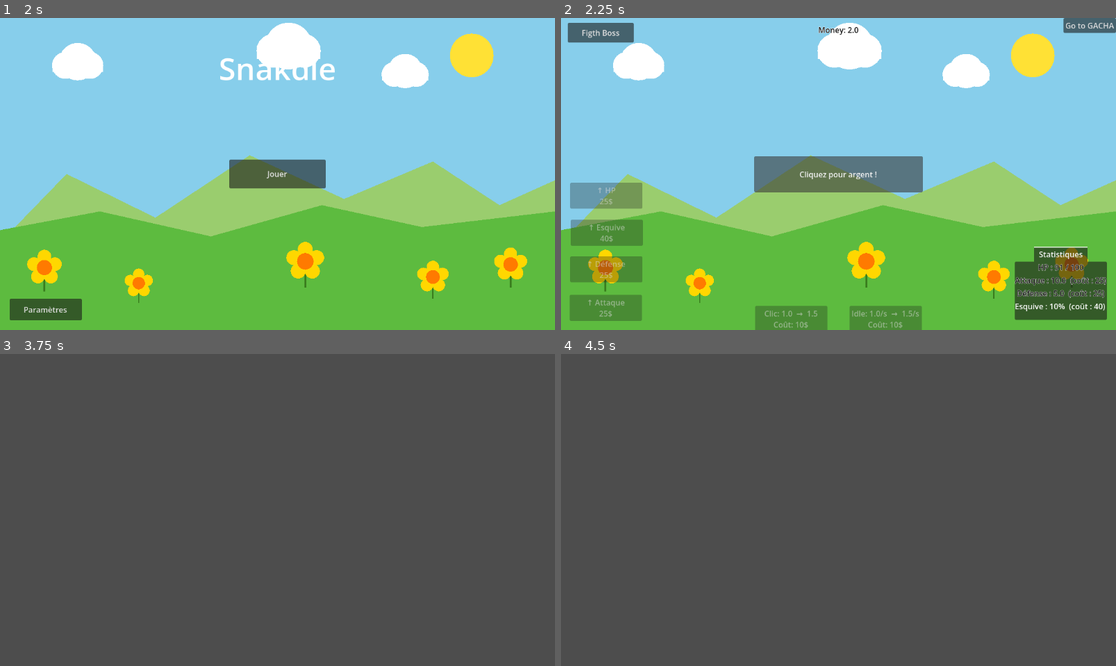
Above: before the commit, frames 1-4 (two rows, left to right).
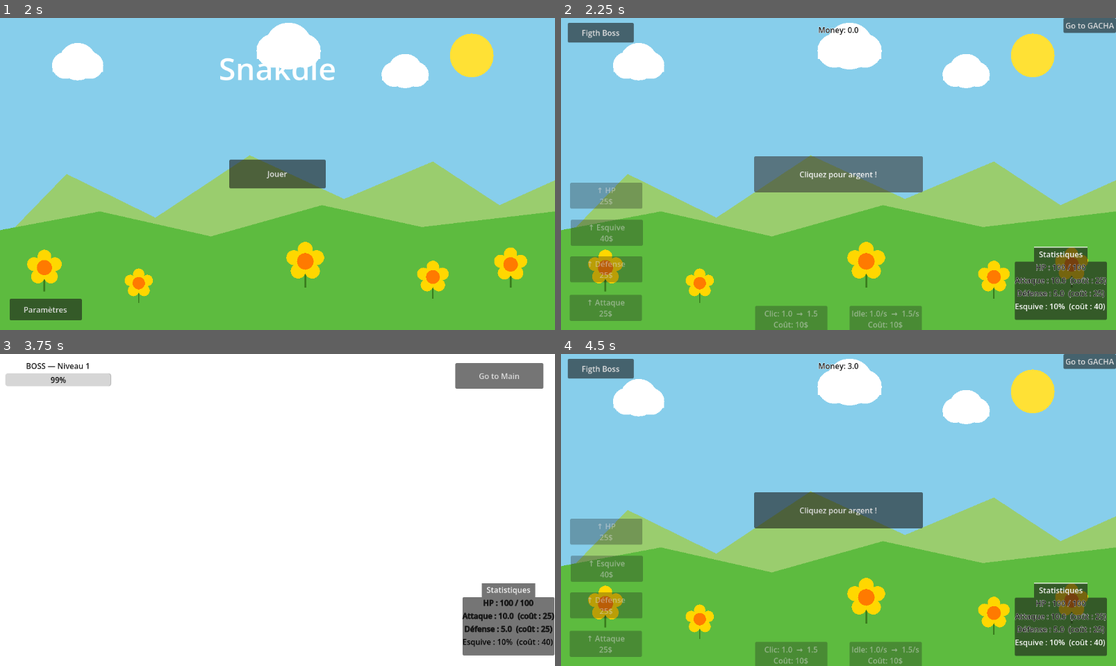
Above: after the commit, the same moments.

Repository: XeyNox/Snakdle
Game: Godot game, scene res://Scenes/TitleScreen.tscn
Two runs of this game, one before a commit and one after it. Both use one fixed random seed, a clock stepped at 60 frames per second and the inputs below.
Inputs (mouse positions are in pixels of both pictures, inside the frame that each line leads up to):
- Up to frame 1 (2 s): click "Paramètres" at 0.5 s; click "Fermer" at 1.25 s
- Up to frame 2 (2.25 s): click "Jouer" at 2 s
- Up to frame 3 (3.75 s): click "Cliquez pour argent !" at 2.75 s; click "Figth Boss" at 3.5 s
- Up to frame 4 (4.5 s): click (1060, 375) at 4.25 s, where only the run after the commit has a clickable "Go to Main"

Frame 1 is identical in both runs. In frame 2, 0.1% of the frame differs, in the area x 51-95%, y 2-82%; in frame 3, 100%, in the area x 0-100%, y 0-100%; in frame 4, 98%.

Commit message:
finish add boss room

Diff:
--- a/Scenes/BossUI.tscn
+++ b/Scenes/BossUI.tscn
@@ -1,7 +1,7 @@
 [gd_scene format=3 uid="uid://dfm70mf3qtc2e"]
 
 [ext_resource type="Script" uid="uid://bneuacsj7ycym" path="res://Scripts/boss_ui.gd" id="1_boss1"]
-[ext_resource type="Script" uid="uid://b66di3dhxg6yt" path="res://Scripts/button_go_to_gacha.gd" id="2_ldcqm"]
+[ext_resource type="Script" uid="uid://de7vgahihnub3" path="res://Scenes/go_to_main.gd" id="2_ldcqm"]
 [ext_resource type="Script" uid="uid://cm7q361iaq3q1" path="res://Scripts/listStat.gd" id="2_s3nj4"]
 
 [node name="BossUi" type="Control" unique_id=929737559]
@@ -15,7 +15,13 @@
 offset_bottom = 13.0
 grow_horizontal = 0
 mouse_filter = 1
-script = ExtResource("1_boss1")
+
+[node name="ColorRect" type="ColorRect" parent="." unique_id=269815477]
+layout_mode = 0
+offset_left = -281.0
+offset_top = -48.0
+offset_right = 944.0
+offset_bottom = 665.0
 
 [node name="VBoxContainer" type="VBoxContainer" parent="." unique_id=112837401]
 layout_mode = 1
@@ -25,6 +31,7 @@
 offset_left = -220.0
 offset_bottom = 90.0
 grow_horizontal = 0
+script = ExtResource("1_boss1")
 
 [node name="BossLabel" type="Label" parent="VBoxContainer" unique_id=223948512]
 layout_mode = 2
@@ -36,6 +43,8 @@
 [node name="HPBar" type="ProgressBar" parent="VBoxContainer" unique_id=334059623]
 custom_minimum_size = Vector2(200, 20)
 layout_mode = 2
+theme_override_colors/font_color = Color(0, 0, 0, 1)
+theme_override_colors/font_outline_color = Color(0, 0, 0, 1)
 
 [node name="RewardLabel" type="Label" parent="VBoxContainer" unique_id=445160734]
 layout_mode = 2
@@ -50,7 +59,7 @@
 offset_top = 6.0
 offset_right = 897.0
 offset_bottom = 59.0
-text = "Go to gacha"
+text = "Go to Main"
 script = ExtResource("2_ldcqm")
 
 [node name="TabContainer" type="TabContainer" parent="." unique_id=1664112668]
@@ -70,7 +79,7 @@
 [node name="HP" type="Label" parent="TabContainer/Statistiques" unique_id=1454611668]
 layout_mode = 2
 theme_override_colors/font_color = Color(0.1, 0.1, 0.1, 1)
-theme_override_colors/font_outline_color = Color(1, 1, 1, 1)
+theme_override_colors/font_outline_color = Color(0, 0, 0, 1)
 theme_override_constants/outline_size = 2
 horizontal_alignment = 1
 vertical_alignment = 1
@@ -78,7 +87,7 @@
 [node name="Attaque" type="Label" parent="TabContainer/Statistiques" unique_id=1575305167]
 layout_mode = 2
 theme_override_colors/font_color = Color(0.1, 0.1, 0.1, 1)
-theme_override_colors/font_outline_color = Color(1, 1, 1, 1)
+theme_override_colors/font_outline_color = Color(0, 0, 0, 1)
 theme_override_constants/outline_size = 2
 horizontal_alignment = 1
 vertical_alignment = 1
@@ -86,10 +95,11 @@
 [node name="Défense" type="Label" parent="TabContainer/Statistiques" unique_id=1068672652]
 layout_mode = 2
 theme_override_colors/font_color = Color(0.1, 0.1, 0.1, 1)
-theme_override_colors/font_outline_color = Color(1, 1, 1, 1)
+theme_override_colors/font_outline_color = Color(0, 0, 0, 1)
 theme_override_constants/outline_size = 2
 horizontal_alignment = 1
 vertical_alignment = 1
 
 [node name="Esquive" type="Label" parent="TabContainer/Statistiques" unique_id=1580146275]
 layout_mode = 2
+theme_override_colors/font_color = Color(0, 0, 0, 1)
--- a/Scenes/TitleScreen.tscn
+++ b/Scenes/TitleScreen.tscn
@@ -4,47 +4,42 @@
 [ext_resource type="Script" uid="uid://d18ha2w1kmqwd" path="res://Scripts/title_screen.gd" id="2_ts"]
 [ext_resource type="Script" uid="uid://drkrvsqoxoqkf" path="res://Scripts/settings_panel.gd" id="3_sp"]
 
-[node name="TitleScreen" type="Node2D"]
+[node name="TitleScreen" type="Node2D" unique_id=1854840869]
 script = ExtResource("2_ts")
 
-[node name="BackgroundLayer" type="CanvasLayer" parent="."]
+[node name="BackgroundLayer" type="CanvasLayer" parent="." unique_id=1429634279]
 layer = -1
 
-[node name="Background" parent="BackgroundLayer" instance=ExtResource("1_bg")]
+[node name="Background" parent="BackgroundLayer" unique_id=1613161256 instance=ExtResource("1_bg")]
 
-[node name="CanvasLayer" type="CanvasLayer" parent="."]
+[node name="CanvasLayer" type="CanvasLayer" parent="." unique_id=1039008515]
 
-[node name="TitleLabel" type="Label" parent="CanvasLayer"]
+[node name="TitleLabel" type="Label" parent="CanvasLayer" unique_id=1808797131]
 anchors_preset = -1
 anchor_left = 0.5
 anchor_right = 0.5
-anchor_top = 0.0
-anchor_bottom = 0.0
 offset_left = -150.0
 offset_top = 60.0
 offset_right = 150.0
 offset_bottom = 130.0
 grow_horizontal = 2
+theme_override_font_sizes/font_size = 64
 text = "Snakdle"
 horizontal_alignment = 1
-theme_override_font_sizes/font_size = 64
 
-[node name="SubtitleLabel" type="Label" parent="CanvasLayer"]
+[node name="SubtitleLabel" type="Label" parent="CanvasLayer" unique_id=1366853953]
 anchors_preset = -1
 anchor_left = 0.5
 anchor_right = 0.5
-anchor_top = 0.0
-anchor_bottom = 0.0
 offset_left = -150.0
 offset_top = 145.0
 offset_right = 150.0
 offset_bottom = 185.0
 grow_horizontal = 2
-text = ""
+theme_override_font_sizes/font_size = 28
 horizontal_alignment = 1
-theme_override_font_sizes/font_size = 28
 
-[node name="PlayButton" type="Button" parent="CanvasLayer"]
+[node name="PlayButton" type="Button" parent="CanvasLayer" unique_id=462267062]
 custom_minimum_size = Vector2(200, 60)
 anchors_preset = 8
 anchor_left = 0.5
@@ -59,11 +54,9 @@
 grow_vertical = 2
 text = "Jouer"
 
-[node name="SettingsButton" type="Button" parent="CanvasLayer"]
+[node name="SettingsButton" type="Button" parent="CanvasLayer" unique_id=1844114942]
 custom_minimum_size = Vector2(150, 45)
 anchors_preset = -1
-anchor_left = 0.0
-anchor_right = 0.0
 anchor_top = 1.0
 anchor_bottom = 1.0
 offset_left = 20.0
@@ -72,7 +65,8 @@
 offset_bottom = -20.0
 text = "Paramètres"
 
-[node name="SettingsPanel" type="PanelContainer" parent="CanvasLayer"]
+[node name="SettingsPanel" type="PanelContainer" parent="CanvasLayer" unique_id=1919870632]
+visible = false
 anchors_preset = 8
 anchor_left = 0.5
 anchor_top = 0.5
@@ -84,34 +78,33 @@
 offset_bottom = 135.0
 grow_horizontal = 2
 grow_vertical = 2
-visible = false
 script = ExtResource("3_sp")
 
-[node name="VBoxContainer" type="VBoxContainer" parent="CanvasLayer/SettingsPanel"]
+[node name="VBoxContainer" type="VBoxContainer" parent="CanvasLayer/SettingsPanel" unique_id=155714818]
 layout_mode = 2
 
-[node name="MusicLabel" type="Label" parent="CanvasLayer/SettingsPanel/VBoxContainer"]
+[node name="MusicLabel" type="Label" parent="CanvasLayer/SettingsPanel/VBoxContainer" unique_id=454775094]
 layout_mode = 2
 text = "Volume musique"
 
-[node name="MusicSlider" type="HSlider" parent="CanvasLayer/SettingsPanel/VBoxContainer"]
+[node name="MusicSlider" type="HSlider" parent="CanvasLayer/SettingsPanel/VBoxContainer" unique_id=1404458970]
+custom_minimum_size = Vector2(280, 30)
 layout_mode = 2
-custom_minimum_size = Vector2(280, 30)
 max_value = 1.0
 step = 0.01
 value = 1.0
 
-[node name="SoundLabel" type="Label" parent="CanvasLayer/SettingsPanel/VBoxContainer"]
+[node name="SoundLabel" type="Label" parent="CanvasLayer/SettingsPanel/VBoxContainer" unique_id=1074271540]
 layout_mode = 2
 text = "Volume sons"
 
-[node name="SoundSlider" type="HSlider" parent="CanvasLayer/SettingsPanel/VBoxContainer"]
+[node name="SoundSlider" type="HSlider" parent="CanvasLayer/SettingsPanel/VBoxContainer" unique_id=452816314]
+custom_minimum_size = Vector2(280, 30)
 layout_mode = 2
-custom_minimum_size = Vector2(280, 30)
 max_value = 1.0
 step = 0.01
 value = 1.0
 
-[node name="CloseButton" type="Button" parent="CanvasLayer/SettingsPanel/VBoxContainer"]
+[node name="CloseButton" type="Button" parent="CanvasLayer/SettingsPanel/VBoxContainer" unique_id=1249173516]
 layout_mode = 2
 text = "Fermer"
--- a/Scripts/GameManager.gd
+++ b/Scripts/GameManager.gd
@@ -25,6 +25,7 @@
 var boss_hp: float = 0.0
 var boss_max_hp: float = 0.0
 var boss_active: bool = false
+var on_boss_page: bool = false
 var _damage_timer: float = 0.0
 const DAMAGE_INTERVAL := 2.0
 
@@ -40,20 +41,22 @@
 signal player_died()
 
 func _process(delta: float) -> void:
-	if screen_state == "gameover":
+	# On ne fait tourner la logique de jeu que si le joueur
+	# est réellement sur l'écran de jeu.
+	if screen_state != "playing":
 		return
+
 	money += money_per_second * delta
 
 	if not boss_active:
 		_start_boss()
 
-	if boss_active:
+	if boss_active and on_boss_page:
 		boss_hp -= player_attack * delta
 		boss_hp_changed.emit(boss_hp, boss_max_hp)
 		if boss_hp <= 0.0:
 			_defeat_boss()
 			return
-
 		_damage_timer += delta
 		if _damage_timer >= DAMAGE_INTERVAL:
 			_damage_timer = 0.0
@@ -148,4 +151,5 @@
 	boss_hp = 0.0
 	boss_max_hp = 0.0
 	boss_active = false
+	on_boss_page = false
 	_damage_timer = 0.0
--- a/Scripts/boss_ui.gd
+++ b/Scripts/boss_ui.gd
@@ -1,20 +1,37 @@
 extends Control
 
-@onready var hp_bar: ProgressBar = $VBoxContainer/HPBar
-@onready var boss_label: Label = $VBoxContainer/BossLabel
-@onready var reward_label: Label = $VBoxContainer/RewardLabel
+@onready var hp_bar: ProgressBar = $HPBar
+@onready var boss_label: Label = $BossLabel
+@onready var reward_label: Label = $RewardLabel
 
 func _ready() -> void:
+	GameManager.on_boss_page = true
 	GameManager.boss_started.connect(_on_boss_started)
 	GameManager.boss_hp_changed.connect(_on_hp_changed)
 	GameManager.boss_defeated.connect(_on_boss_defeated)
-	hide()
+
+	# Si un boss est déjà actif au moment où cette UI apparaît
+	# (ex: scène recréée en cours de partie), on se resynchronise
+	# tout de suite au lieu d'attendre le prochain signal.
+	if GameManager.boss_active:
+		_on_boss_started(GameManager.boss_max_hp)
+		_on_hp_changed(GameManager.boss_hp, GameManager.boss_max_hp)
+	else:
+		hide()
+
+func _exit_tree() -> void:
+	GameManager.on_boss_page = false
+
+func _process(_delta: float) -> void:
+	if GameManager.player_hp <= 0.0:
+		GameManager.screen_state = "gameover"
+		GameManager.player_died.emit()
+		get_tree().change_scene_to_file("res://Scenes/TitleScreen.tscn")
 
 func _on_boss_started(max_hp: float) -> void:
 	hp_bar.max_value = max_hp
 	hp_bar.value = max_hp
 	boss_label.text = "BOSS — Niveau %d" % GameManager.boss_level
-	reward_label.text = ""
 	show()
 
 func _on_hp_changed(hp: float, _max_hp: float) -> void:
@@ -23,4 +40,6 @@
 func _on_boss_defeated(gems: int) -> void:
 	reward_label.text = "+%d gems !" % gems
 	await get_tree().create_timer(1.5).timeout
-	hide()
+	if not GameManager.boss_active:
+		hide()
+	reward_label.text = ""
